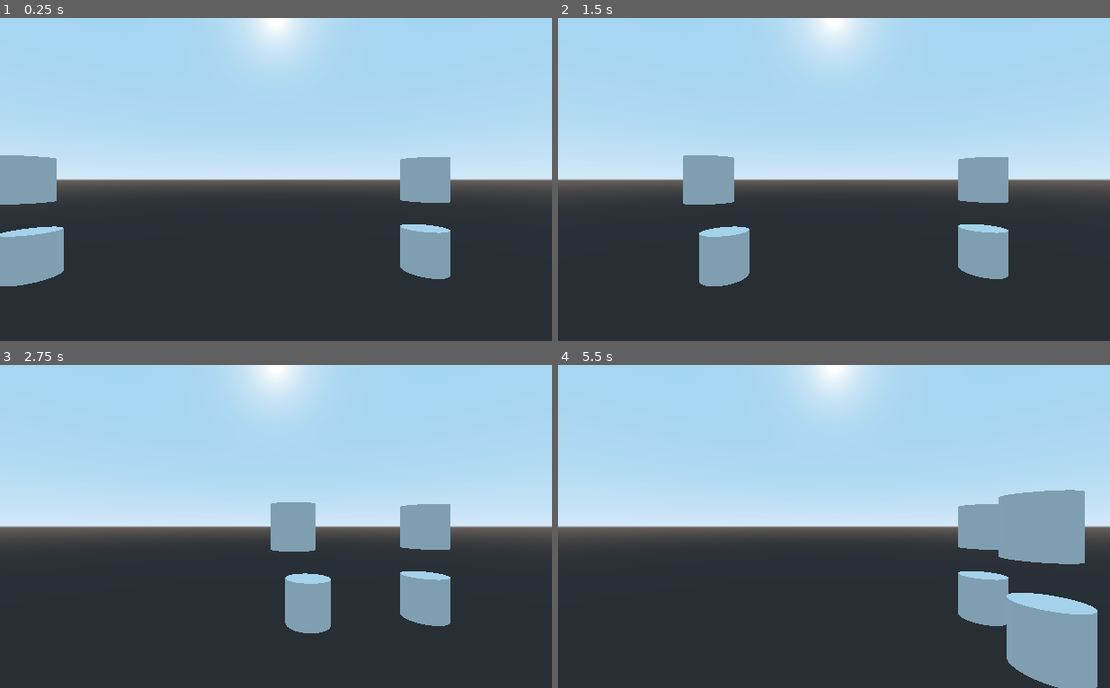
Above: before the commit, frames 1-4 (two rows, left to right).
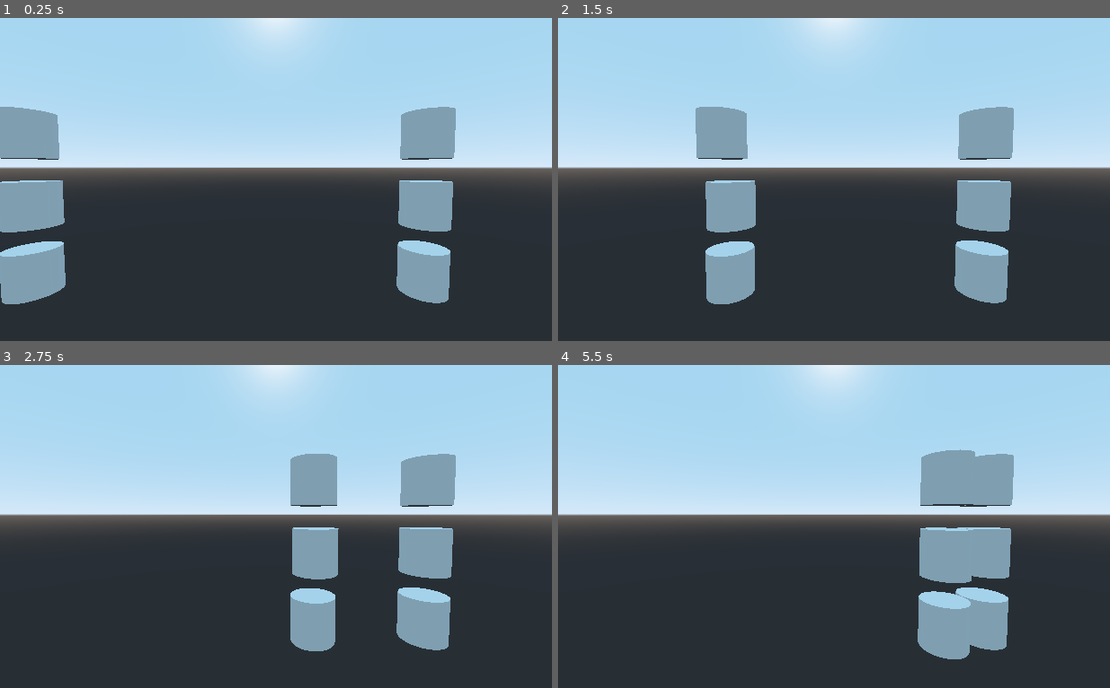
Above: after the commit, the same moments.

Repository: Lcbx/Godot_SmoothMovement
Game: Godot game, scene res://SmoothMovementTests.tscn
Two runs of this game, one before a commit and one after it. Both use one fixed random seed, a clock stepped at 60 frames per second and the inputs below.
Inputs:
- Up to frame 1 (0.25 s): no input
- Up to frame 2 (1.5 s): no input
- Up to frame 3 (2.75 s): no input
- Up to frame 4 (5.5 s): no input

The runs differ from the first frame. In frame 1, 14% of the frame differs, in the area x 0-100%, y 0-89%; in frame 2, 15%; in frame 3, 14%; in frame 4, 20%, in the area x 0-100%, y 0-100%.

Commit message:
added another more robust extrapolation method

Diff:
--- a/SmoothMovementTests.tscn
+++ b/SmoothMovementTests.tscn
@@ -1,4 +1,6 @@
-[gd_scene load_steps=6 format=2]
+[gd_scene load_steps=8 format=2]
+
+[ext_resource path="res://TimestepExtrapolation.gd" type="Script" id=1]
 
 [sub_resource type="GDScript" id=1]
 script/source = "extends Spatial
@@ -7,8 +9,10 @@
 
 func _ready():
 	# to create discrepancy in process / physics
-	Engine.iterations_per_second = 8
-	Engine.target_fps = 60
+	#Engine.iterations_per_second = 20
+	Engine.iterations_per_second = 10
+	#Engine.target_fps = 60
+	#Engine.time_scale = 0.8
 
 	# take first window
 	OS.current_screen = 0
@@ -20,17 +24,14 @@
 	# center the window
 	var window_size = OS.get_window_size()
 	OS.set_window_position(screen_size*0.5 - window_size*0.5)
-
-	# start at exact same time, more or less
-	$Improved.translation.x = $Simple.translation.x
-	$Improved.translation.z = $Simple.translation.z
 "
 
 [sub_resource type="GDScript" id=2]
 script/source = "extends KinematicBody
 
 
-var velocity = Vector3.RIGHT * 5.0
+onready var velocity = Vector3.RIGHT * 5.0
+
 func _physics_process(delta):
 		velocity = move_and_slide_with_snap(velocity, Vector3.DOWN, Vector3.UP, true, 1, deg2rad(45), false)
 
@@ -41,23 +42,36 @@
 
 [sub_resource type="CylinderMesh" id=4]
 
-[sub_resource type="GDScript" id=5]
+[sub_resource type="GDScript" id=7]
 script/source = "extends ImprovedKinematicBody
+
 
 func _ready():
 	velocity = Vector3.RIGHT * 5.0
 
-# see ImprovedKinematicBody.gd
 func _implementMovement(delta):
-	velocity = move_and_slide_with_snap(velocity, Vector3.DOWN, Vector3.UP, true, 1, deg2rad(45), false)
-	print(\"improved \", self.translation)
+		velocity = move_and_slide_with_snap(velocity, Vector3.DOWN, Vector3.UP, true, 1, deg2rad(45), false)
+
+		print(\"improved \", self.translation)
+"
+
+[sub_resource type="GDScript" id=6]
+script/source = "extends KinematicBody
+
+
+onready var velocity = Vector3.RIGHT * 5.0
+
+func _physics_process(delta):
+		velocity = move_and_slide_with_snap(velocity, Vector3.DOWN, Vector3.UP, true, 1, deg2rad(45), false)
+
+		print(\"improved2 \", self.translation)
 "
 
 [node name="TestScene" type="Spatial"]
 script = SubResource( 1 )
 
 [node name="Simple" type="KinematicBody" parent="."]
-transform = Transform( 1, 0, 0, 0, 1, 0, 0, 0, 1, -0.0168197, -0.0147202, 0.00978971 )
+transform = Transform( 1, 0, 0, 0, 1, 0, 0, 0, 1, 0, 0, 0.1 )
 script = SubResource( 2 )
 
 [node name="CollisionShape" type="CollisionShape" parent="Simple"]
@@ -68,8 +82,8 @@
 material/0 = null
 
 [node name="Improved" type="KinematicBody" parent="."]
-transform = Transform( 1, 0, 0, 0, 1, 0, 0, 0, 1, 0, -3.3, 0 )
-script = SubResource( 5 )
+transform = Transform( 1, 0, 0, 0, 1, 0, 0, 0, 1, 0, -3, 0.1 )
+script = SubResource( 7 )
 
 [node name="CollisionShape" type="CollisionShape" parent="Improved"]
 shape = SubResource( 3 )
@@ -78,11 +92,27 @@
 mesh = SubResource( 4 )
 material/0 = null
 
+[node name="Improved2" type="KinematicBody" parent="."]
+transform = Transform( 1, 0, 0, 0, 1, 0, 0, 0, 1, 0, -6, 0.1 )
+script = SubResource( 6 )
+
+[node name="TimestepExtrapolation" type="Spatial" parent="Improved2"]
+script = ExtResource( 1 )
+maxLinearDist = 1.0
+
+[node name="MeshInstance" type="MeshInstance" parent="Improved2/TimestepExtrapolation"]
+mesh = SubResource( 4 )
+skeleton = NodePath("../..")
+material/0 = null
+
+[node name="CollisionShape" type="CollisionShape" parent="Improved2"]
+shape = SubResource( 3 )
+
 [node name="Camera" type="Camera" parent="."]
-transform = Transform( 1, 0, 0, 0, 1, 0, 0, 0, 1, 12.3622, 0, 10.2771 )
+transform = Transform( 1, 0, 0, 0, 0.998668, 0.0516039, 0, -0.0516039, 0.998668, 12.3622, -1.39421, 10.2771 )
 
 [node name="obstacle1" type="KinematicBody" parent="."]
-transform = Transform( 1, 0, 0, 0, 1, 0, 0, 0, 1, 19.41, -3.31472, -0.719982 )
+transform = Transform( 1, 0, 0, 0, 1, 0, 0, 0, 1, 19, 0, 0 )
 
 [node name="CollisionShape" type="CollisionShape" parent="obstacle1"]
 shape = SubResource( 3 )
@@ -92,7 +122,7 @@
 material/0 = null
 
 [node name="obstacle2" type="KinematicBody" parent="."]
-transform = Transform( 1, 0, 0, 0, 1, 0, 0, 0, 1, 19.41, -0.0147202, -0.719982 )
+transform = Transform( 1, 0, 0, 0, 1, 0, 0, 0, 1, 19, -3, 0 )
 
 [node name="CollisionShape" type="CollisionShape" parent="obstacle2"]
 shape = SubResource( 3 )
@@ -100,3 +130,13 @@
 [node name="MeshInstance" type="MeshInstance" parent="obstacle2"]
 mesh = SubResource( 4 )
 material/0 = null
+
+[node name="obstacle3" type="KinematicBody" parent="."]
+transform = Transform( 1, 0, 0, 0, 1, 0, 0, 0, 1, 19, -6, 0 )
+
+[node name="CollisionShape" type="CollisionShape" parent="obstacle3"]
+shape = SubResource( 3 )
+
+[node name="MeshInstance" type="MeshInstance" parent="obstacle3"]
+mesh = SubResource( 4 )
+material/0 = null
--- /dev/null
+++ b/TimestepExtrapolation.gd
@@ -0,0 +1,50 @@
+extends Spatial
+tool
+
+class_name TimestepExtrapolation
+
+
+#
+#	this class smoothes movement of it's children via extrapolation based on it's parent movement
+#	maxLinearDist is the maximum distance from physics position allowed
+#
+
+export(float) var maxLinearDist = .5
+
+var linearVelocity = Vector3.ZERO
+#var angularVelocity = Vector3.ZERO
+
+var _physicsTranslation = Vector3.ZERO
+#var _physicsRotation = Vector3.ZERO
+
+var _physicsUpdate = 0
+var _physicsTimeAccumulator = 0
+
+func _getTime():
+	return OS.get_ticks_usec() / 1000000.0
+
+func _physics_process(delta):
+	var newTranslation = (self.get_parent() as Spatial).translation
+	#var newRotation = (self.get_parent() as Spatial).rotation
+
+	# using an accumulator to smooth the timestep and reduce jitter
+	_physicsTimeAccumulator *= 2.0
+	_physicsTimeAccumulator += (_getTime()-_physicsUpdate)
+	_physicsTimeAccumulator /= 3.0
+	_physicsTimeAccumulator = clamp(_physicsTimeAccumulator, 1.0/Engine.iterations_per_second, 1.0)
+
+	if _physicsTranslation != Vector3.ZERO:
+		linearVelocity = (newTranslation - _physicsTranslation)/ _physicsTimeAccumulator
+	#if _physicsRotation != Vector3.ZERO:
+	#	angularVelocity = (newRotation - _physicsRotation)/ _physicsTimeAccumulator
+
+	_physicsTranslation = newTranslation
+	#_physicsRotation = newRotation
+	_physicsUpdate = _getTime()
+
+func _process(_delta):
+	var time = clamp(Engine.get_physics_interpolation_fraction(), 0,1) / Engine.iterations_per_second
+	var linearOffset = linearVelocity * time
+	#self.translation = linearOffset
+	self.translation = linearOffset.normalized() * clamp(linearOffset.length(), 0, maxLinearDist)
+	#self.rotation = angularVelocity * time
--- a/project.godot
+++ b/project.godot
@@ -13,9 +13,15 @@
 "class": "ImprovedKinematicBody",
 "language": "GDScript",
 "path": "res://ImprovedMovement.gd"
+}, {
+"base": "Spatial",
+"class": "TimestepExtrapolation",
+"language": "GDScript",
+"path": "res://TimestepExtrapolation.gd"
 } ]
 _global_script_class_icons={
-"ImprovedKinematicBody": ""
+"ImprovedKinematicBody": "",
+"TimestepExtrapolation": ""
 }
 
 [application]
